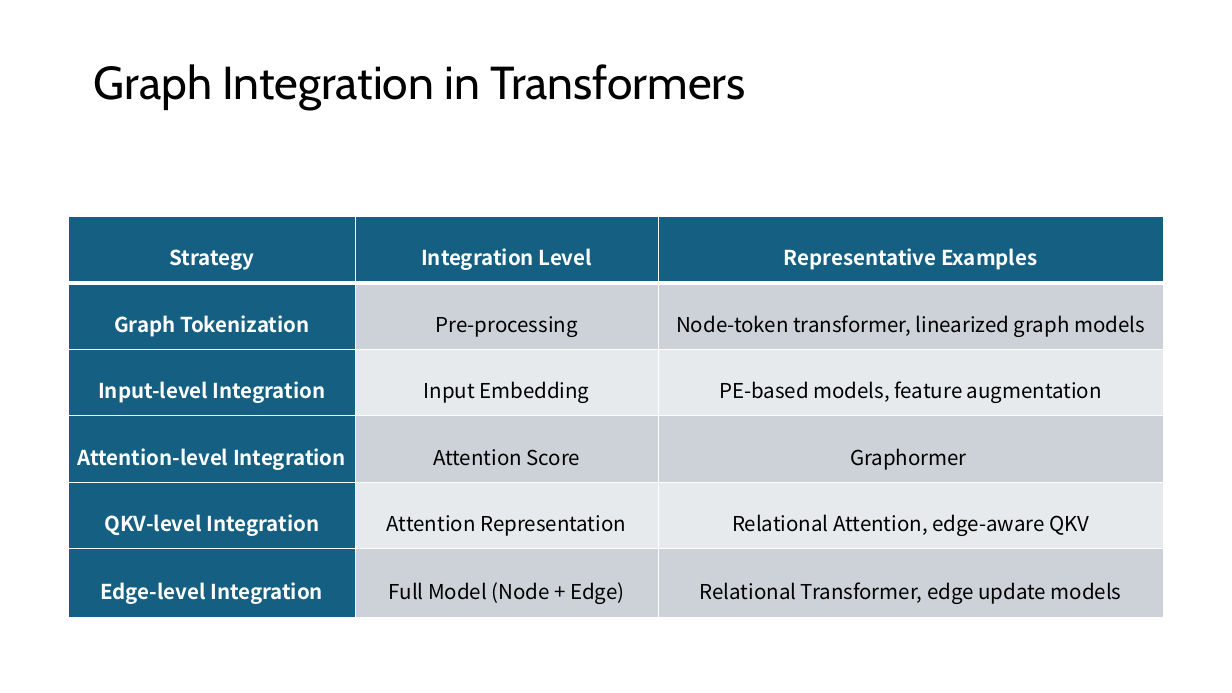
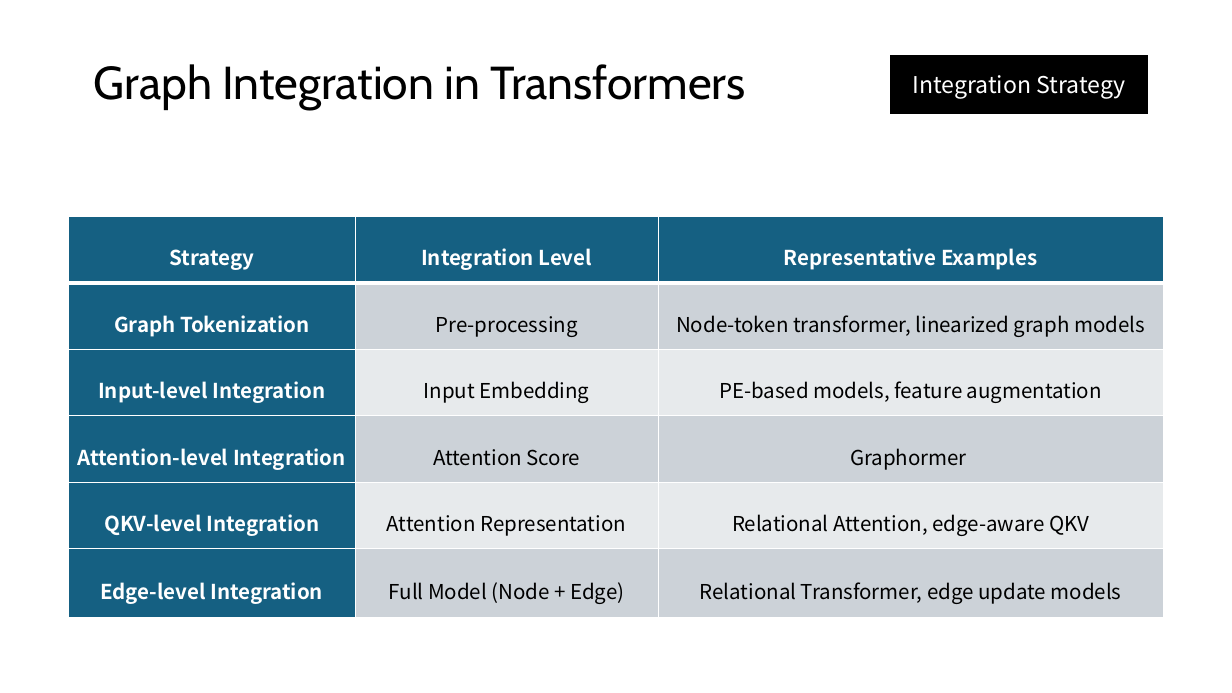
Before and after one commit to kminha22/deep-learning-project, a slide deck: slide 9 of Slide.pptx (slide 11 before the commit). Drawn at 1232x693 pixels with LibreOffice and Linux fonts; fonts in the diff are those of the drawing. Boxes give left, top, right and bottom in pixels: in the first picture for what was removed or moved away, otherwise in the second. Text is boxed around its words. In the diff, an @@ line names an element or a change of style, - is before the commit and + after.

```diff
--- a/Slide.pptx
+++ b/Slide.pptx
@@ rectangle added at bbox=[891, 56, 1147, 113], fill #000000, outline #000000 1.5 pt, 18 pt, text #FFFFFF @@
+Integration Strategy
```
Also in this commit, not shown: 8 other slides changed, 3 slides added, 5 slides removed.
